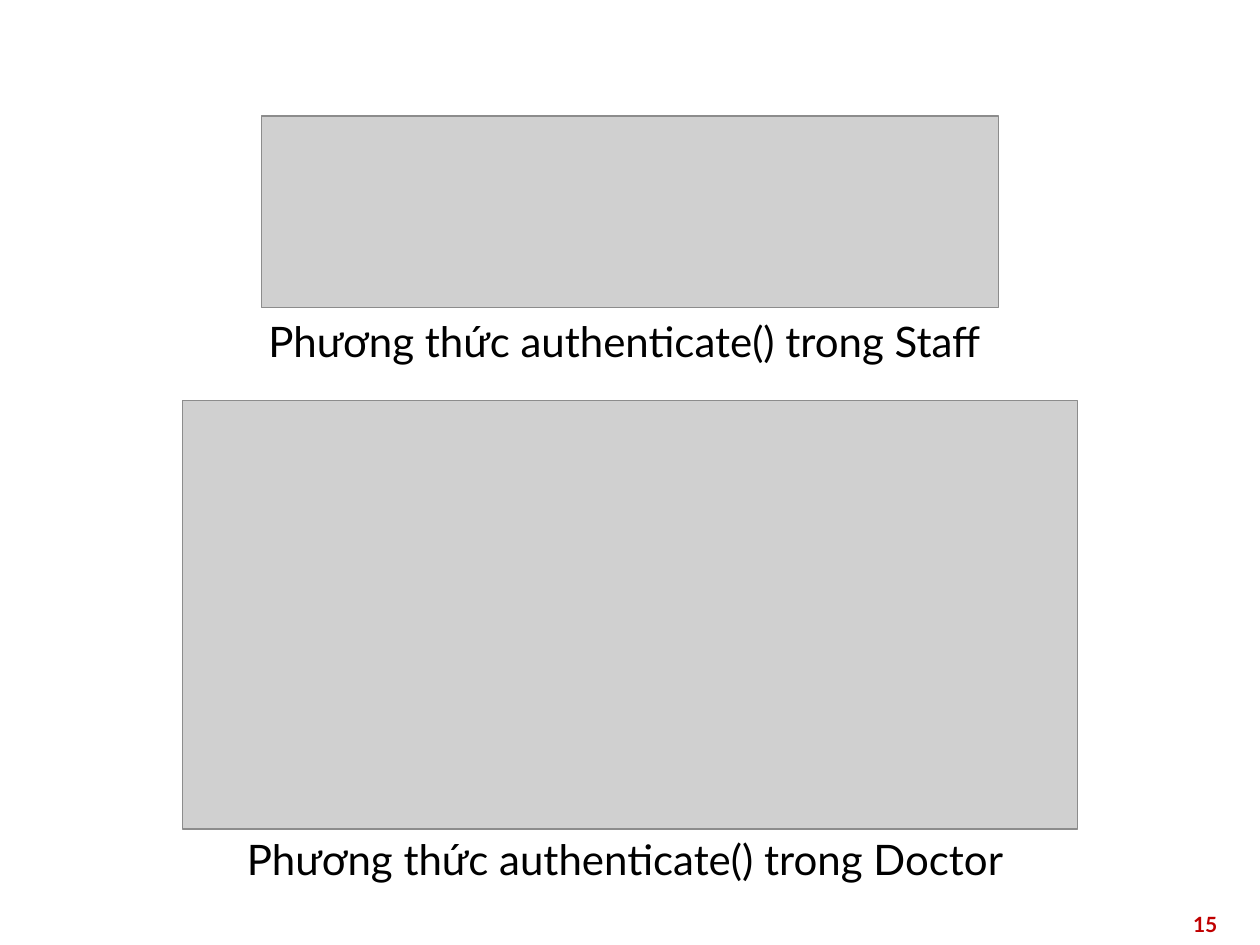
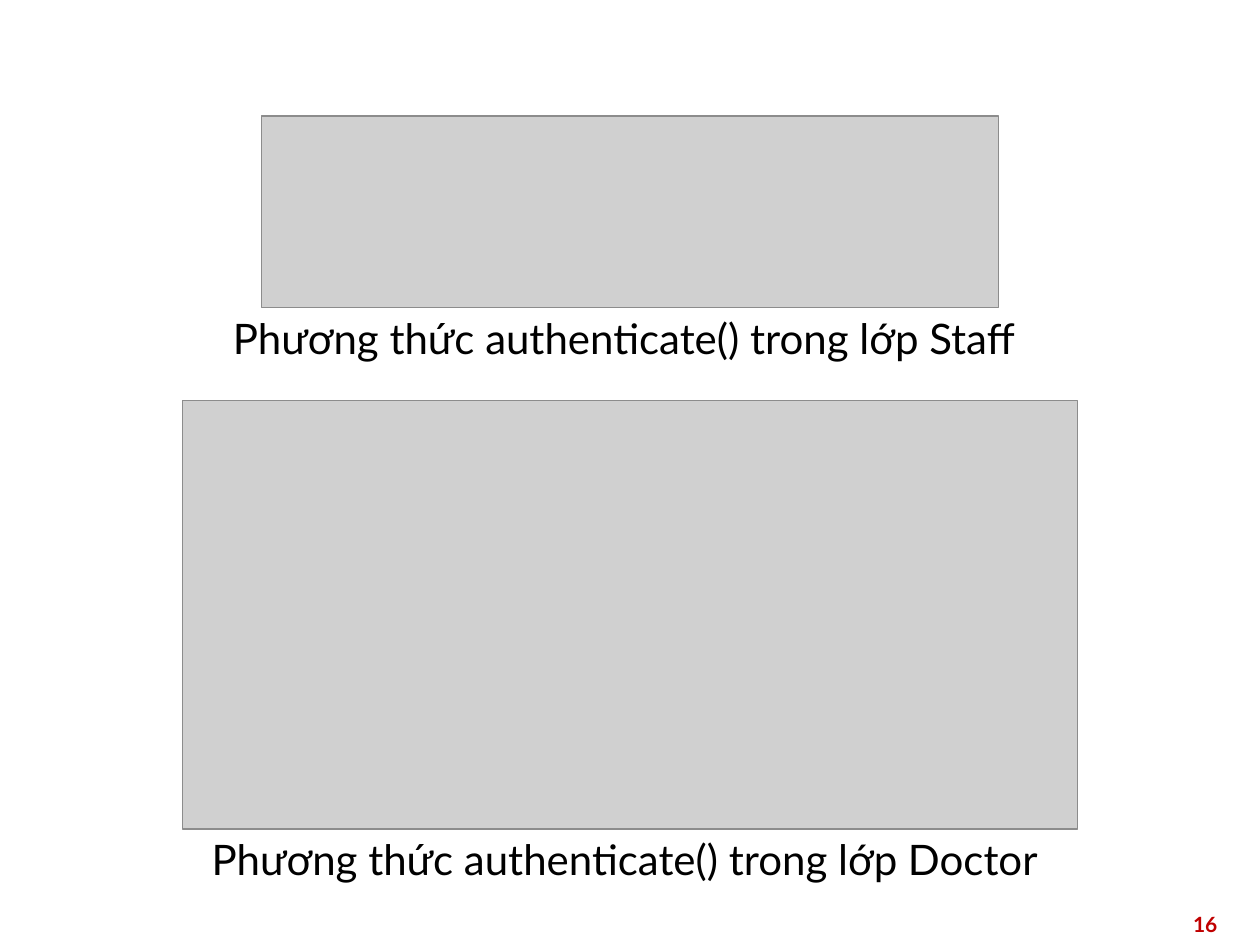
Before and after one commit to hkgkhanh/OOP-Final-Project, a slide deck: slide 16 of report/slide.pptx (slide 15 before the commit). Drawn at 1260x945 pixels with LibreOffice and Linux fonts; fonts in the diff are those of the drawing; grey boxes stand for pictures; background and template pictures are left out. Boxes give left, top, right and bottom in pixels: in the first picture for what was removed or moved away, otherwise in the second. Text is boxed around its words. In the diff, an @@ line names an element or a change of style, - is before the commit and + after.

```diff
--- a/report/slide.pptx
+++ b/report/slide.pptx
@@ text at (233,321,1014,362): text changed @@
-Phương thức authenticate() trong Staff
+Phương thức authenticate() trong lớp Staff
@@ text at (212,842,1038,883): text changed @@
-Phương thức authenticate() trong Doctor
+Phương thức authenticate() trong lớp Doctor
@@ page number at (1193,916,1217,932): text changed @@
-15
+16
```
Also in this commit, not shown: 1 other slide changed, 1 slide added, 1 other file.
